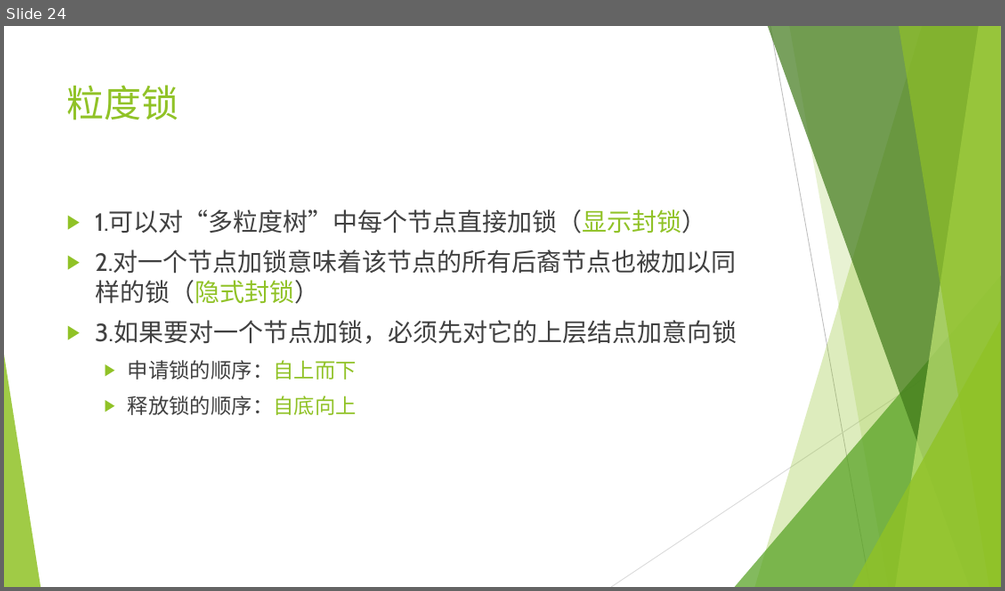
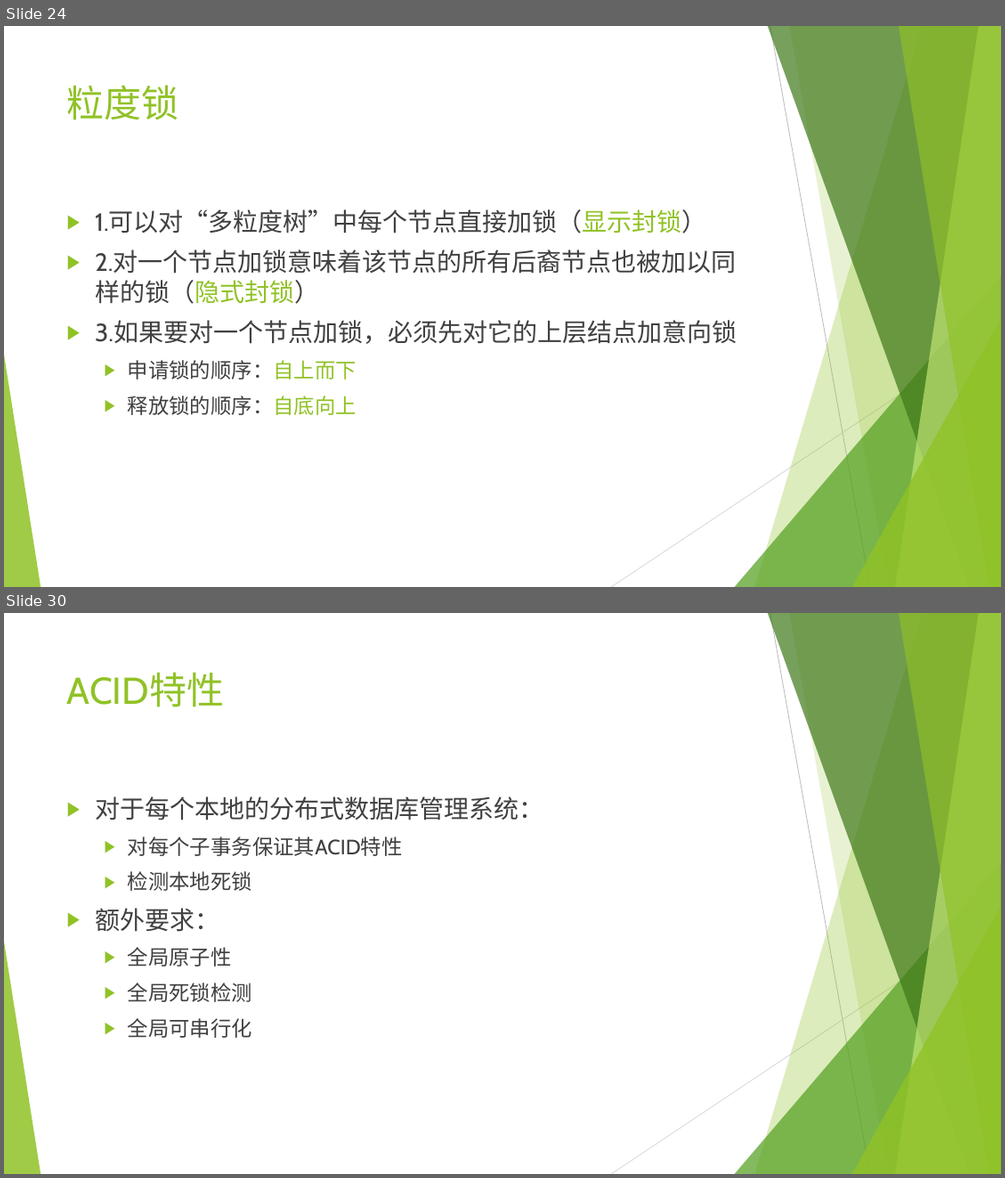
Before and after one commit to jkfhklh/database, a slide deck: 数据库 DZ1533016 刘子凡.pptx. Shown one above the other, each under a label of ours: slide 24 before the commit, slides 24 and 30 after it; the slides between them are not shown. The pictures are 1005x591 and 1005x1178 pixels, drawn with LibreOffice and Linux fonts; fonts in the diff are those of the drawing. Boxes give left, top, right and bottom in pixels: in the first picture for what was removed or moved away, otherwise in the second. Text is boxed around its words. In the diff, an @@ line names an element or a change of style, - is before the commit and + after.

```diff
--- a/数据库 DZ1533016 刘子凡.pptx
+++ b/数据库 DZ1533016 刘子凡.pptx
@@ slide 30 added at (4, 613, 1001, 1174), background #FFFFFF; not listed: 10 template elements that a slide beside it also shows @@
@@ title added at (67, 673, 225, 707), 36 pt, text #90C226 @@
+ACID特性
@@ text added at (95, 796, 543, 1038), 20 pt, text #404040 @@
+▶ 对于每个本地的分布式数据库管理系统：
+  ▶ 对每个子事务保证其ACID特性
+  ▶ 检测本地死锁
+▶ 额外要求：
+  ▶ 全局原子性
+  ▶ 全局死锁检测
+  ▶ 全局可串行化
```
Also in this commit, not shown: 1 slide changed, 15 other slides added, 1 other file.
